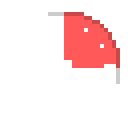
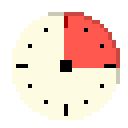
Layered file, before and after one edit (128 x 128). Changes by layer:
added layer "Layer 4" above "Layer 1" over [12, 12, 120, 120]
